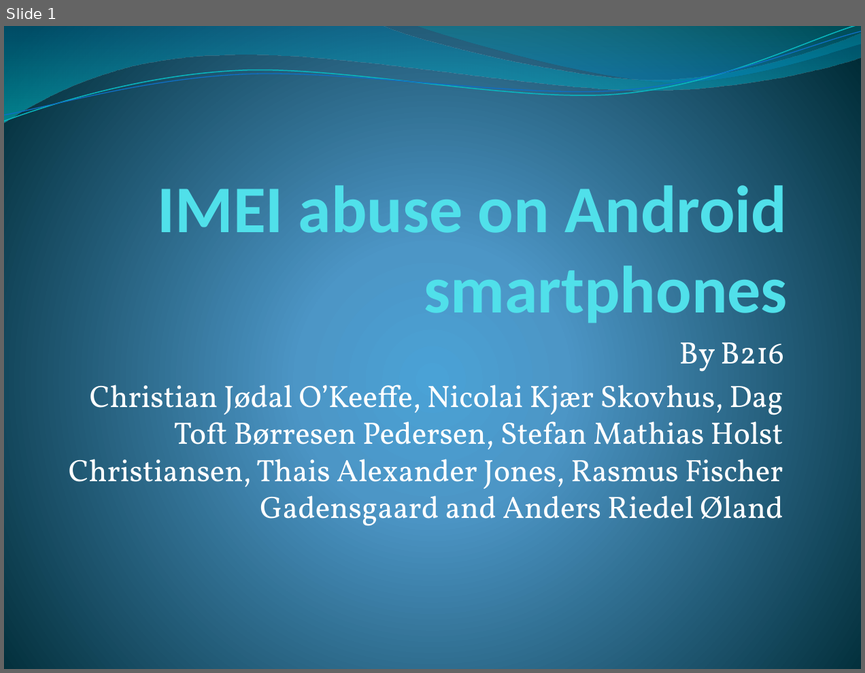
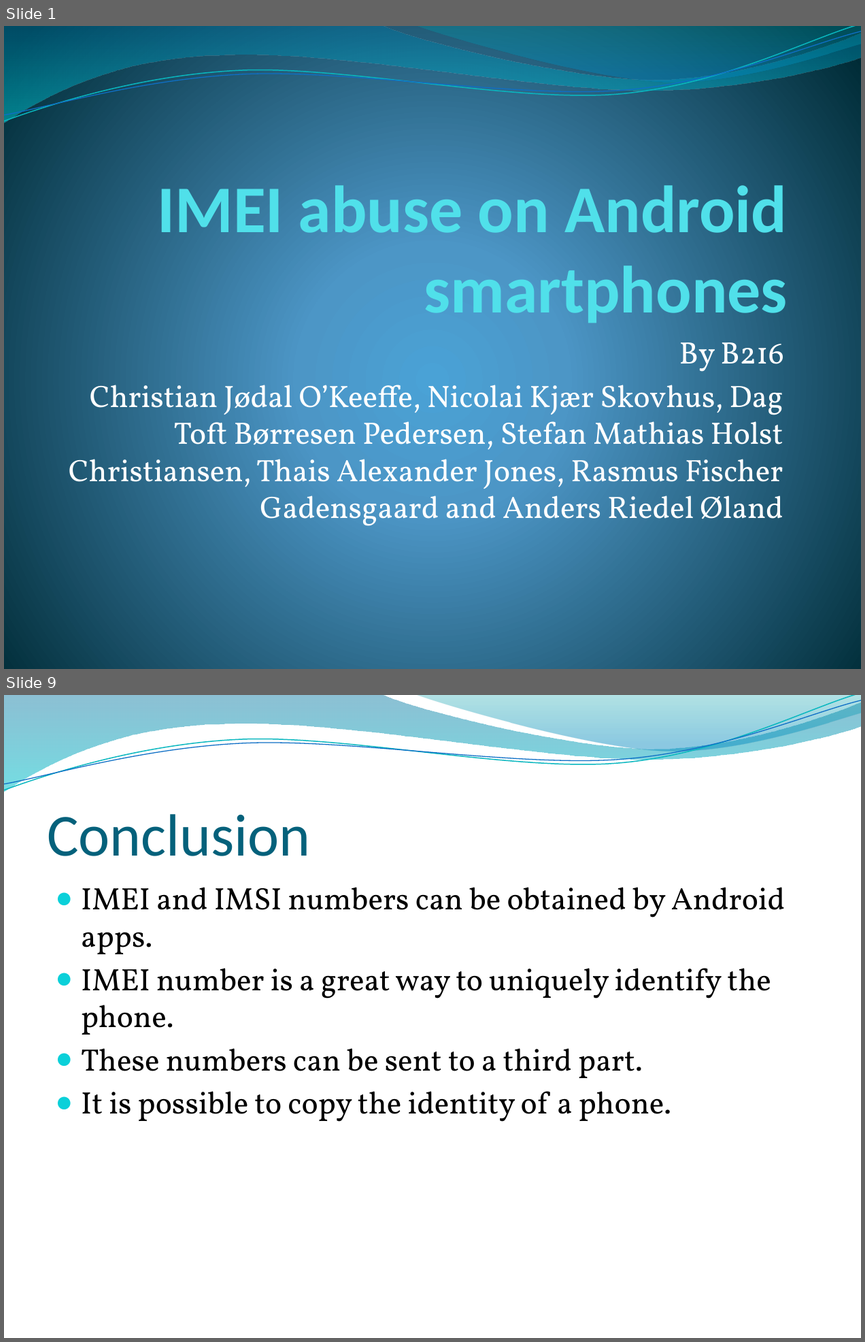
Before and after one commit to christianokeeffe/p0-uni, a slide deck: p0-uni/IMEI abuse on Android smartphones.pptx. Shown one above the other, each under a label of ours: slide 1 before the commit, slides 1 and 9 after it; the slides between them are not shown. The pictures are 865x673 and 865x1342 pixels, drawn with LibreOffice and Linux fonts; fonts in the diff are those of the drawing; background and template pictures are left out. Boxes give left, top, right and bottom in pixels: in the first picture for what was removed or moved away, otherwise in the second. Text is boxed around its words. In the diff, an @@ line names an element or a change of style, - is before the commit and + after.

```diff
--- a/p0-uni/IMEI abuse on Android smartphones.pptx
+++ b/p0-uni/IMEI abuse on Android smartphones.pptx
@@ slide 9 added at (4, 695, 861, 1338), background picture (left out); not listed: 4 template elements that a slide beside it also shows @@
@@ title added at (47, 814, 311, 856), 50 pt, text #04617B @@
+Conclusion
@@ text added at (81, 887, 785, 1121), 26 pt, text #000000 @@
+● IMEI and IMSI numbers can be obtained by Android apps.
+● IMEI number is a great way to uniquely identify the phone.
+● These numbers can be sent to a third part.
+● It is possible to copy the identity of a phone.
```
Also in this commit, not shown: 1 slide changed, 9 other slides added, 1 other file.
